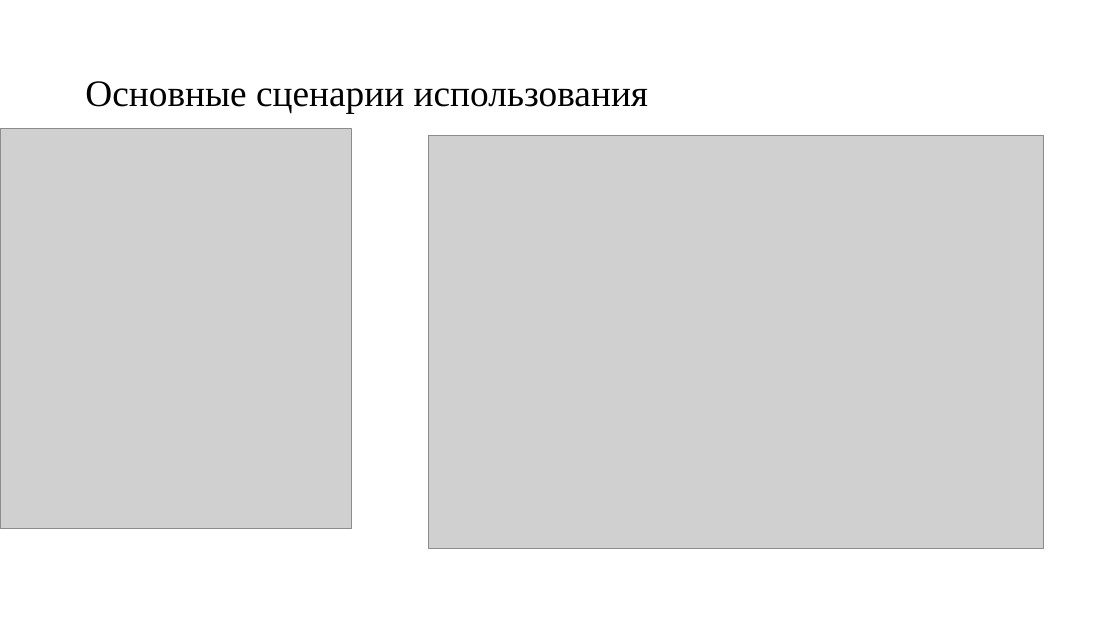
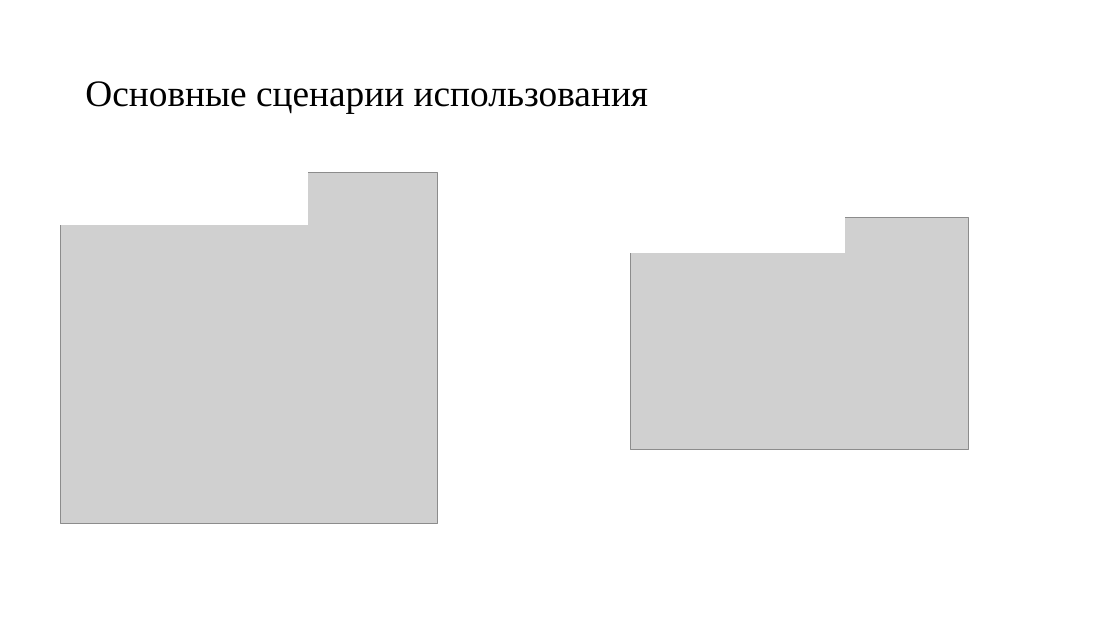
Before and after one commit to kvasov-dev/Medical-Analysis-System, a slide deck: slide 8 of Документация/Презентация.pptx. Drawn at 1120x630 pixels with LibreOffice and Linux fonts; fonts in the diff are those of the drawing; grey boxes stand for pictures. Boxes give left, top, right and bottom in pixels: in the first picture for what was removed or moved away, otherwise in the second. Text is boxed around its words. In the diff, an @@ line names an element or a change of style, - is before the commit and + after.

Commit message:
presentation

```diff
--- a/Документация/Презентация.pptx
+++ b/Документация/Презентация.pptx
@@ picture removed at <box>429,136,1043,549</box> @@
@@ rectangle added at <box>44,155,308,225</box>, fill #FFFFFF, outline #FFFFFF 1 pt @@
@@ picture: place and size @@
-picture at <box>0,129,352,528</box>
+picture at <box>61,172,438,523</box>
@@ rectangle added at <box>581,182,844,252</box>, fill #FFFFFF, outline #FFFFFF 1 pt @@
@@ picture added at <box>631,218,969,450</box> @@
```
Also in this commit, not shown: 3 other slides changed, 1 slide added, 2 slides removed, 1 other file.
